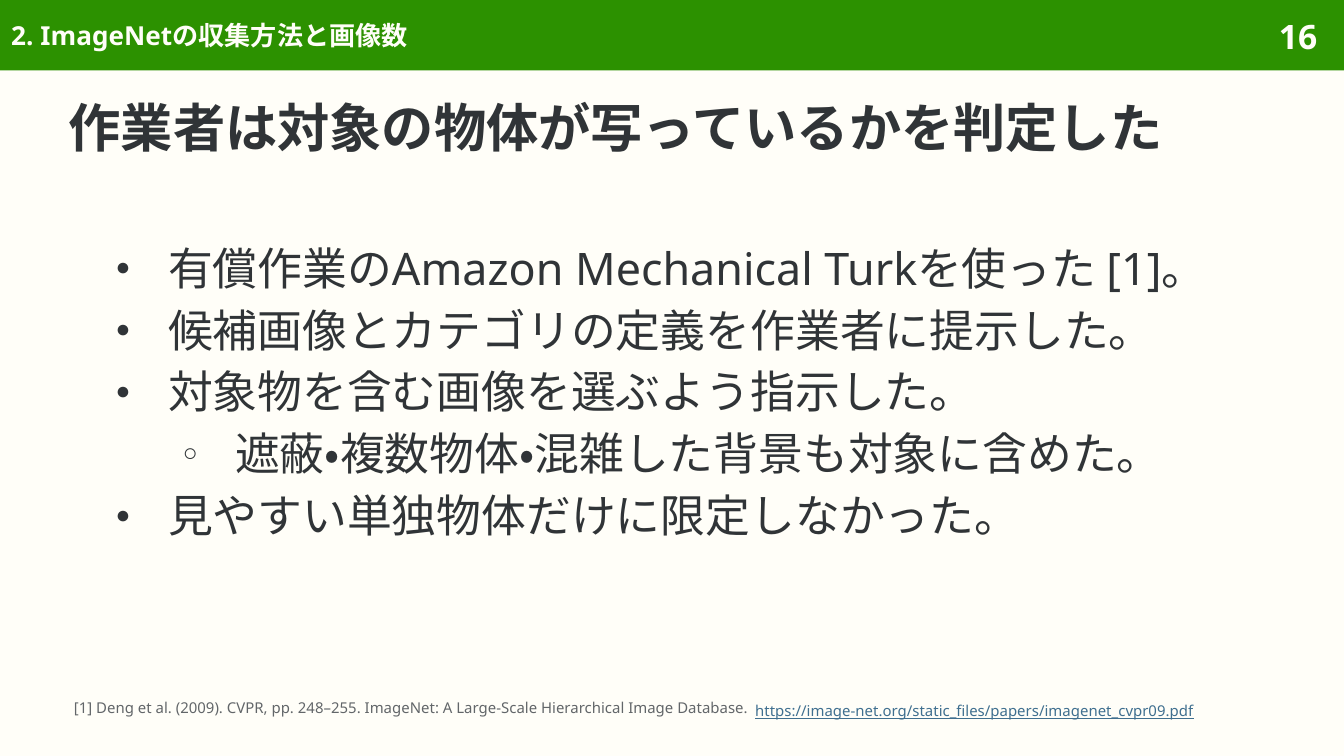
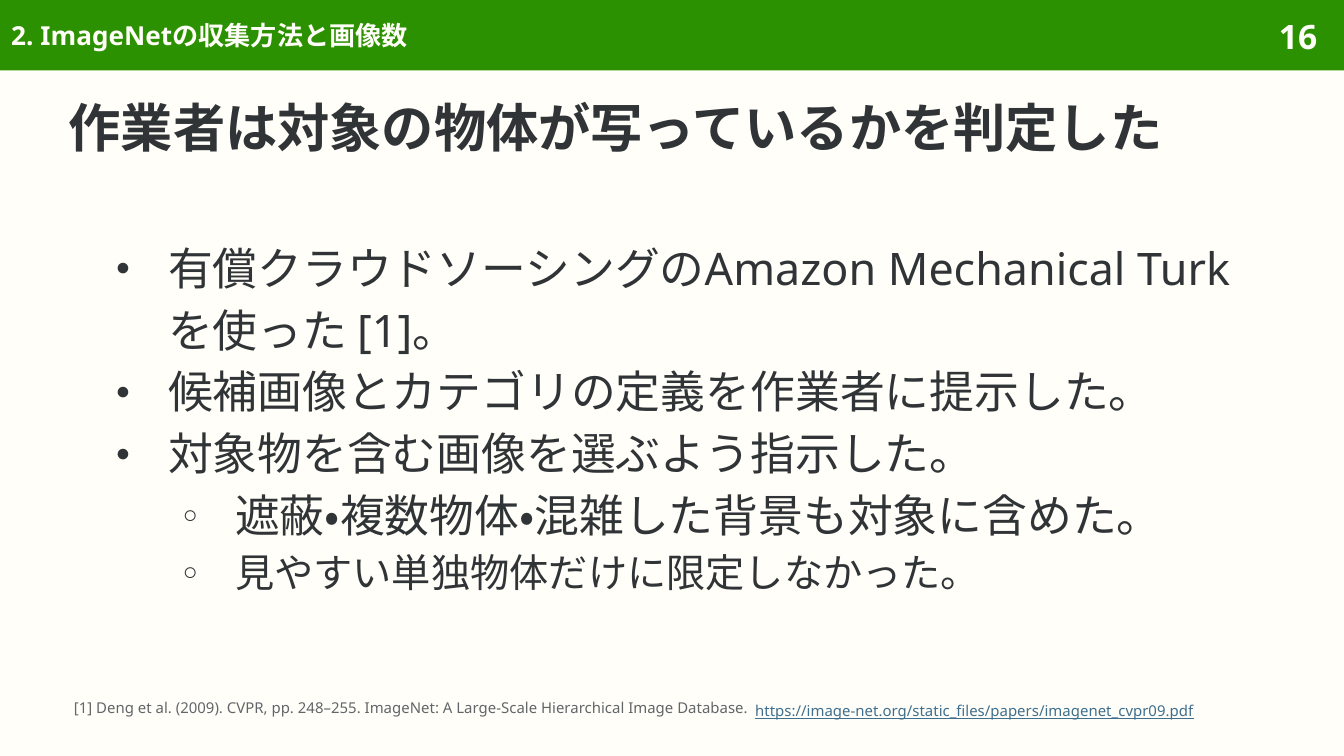
Before and after one commit to sasakiy84/datasets-in-10-minutes, a slide deck: slide 16 of slides/datasets-in-10-minutes-imagenet.pptx. Drawn at 1344x756 pixels with LibreOffice and Linux fonts; fonts in the diff are those of the drawing. Boxes give left, top, right and bottom in pixels: in the first picture for what was removed or moved away, otherwise in the second. Text is boxed around its words. In the diff, an @@ line names an element or a change of style, - is before the commit and + after.

Commit message:
Proofread imagenet with Japanese proofreading skill

```diff
--- a/slides/datasets-in-10-minutes-imagenet.pptx
+++ b/slides/datasets-in-10-minutes-imagenet.pptx
@@ text at (168,247,1126,354): text changed @@
-● 有償作業のAmazon Mechanical Turkを使った [1]。
+● 有償クラウドソーシングのAmazon Mechanical Turkを使った [1]。
@@ text at (235,554,980,590): size 24 to 21 pt in "見やすい単独物体だけに限定しなかった。"; bullet ● to ○; list level 1 to 2 in "見やすい単独物体だけに限定しなかった。" @@
```
Also in this commit, not shown: 17 other slides changed, 7 other files.
